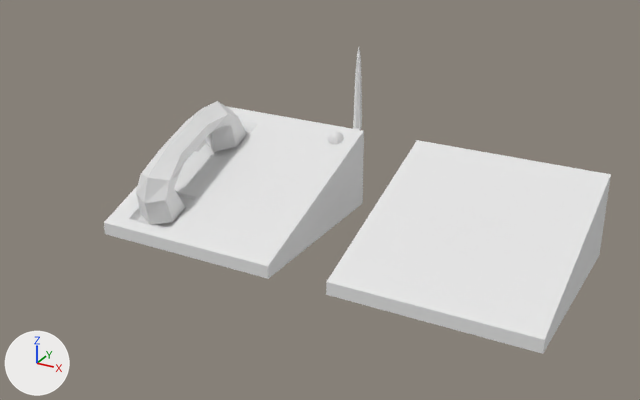
One commit to the Blender file Assets/3D/Teléfono.blend: the scene before it, then after it.
One viewpoint serves both versions: a 50 mm lens placed at (4.98, -7.22, 3.04), pointed at (1.04, -0.06, -0.54). Arrows for +X, +Y and +Z are at lower left; the lights stay in place.
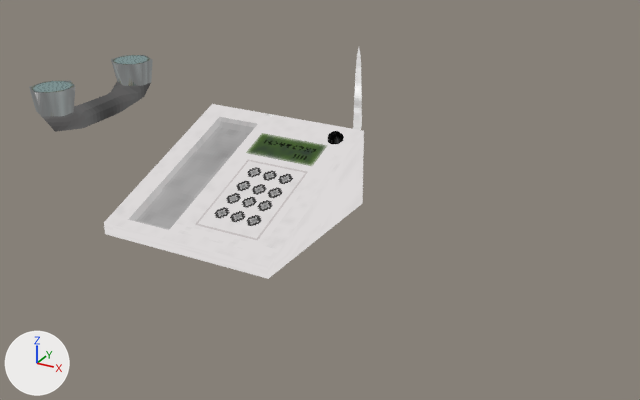
Location of each change, [x1, y1, x2, y2] in pixels of the pictures (640 x 400 px):
'Cube.001', hidden
    before: [326, 140, 611, 354]
'Cube', recoloured, surface changed
    both: [104, 48, 364, 279]
'Cylinder', recoloured, surface changed, moved, turned
    before: [136, 101, 247, 225]
    after: [29, 55, 153, 132]

The change in detail:
Picture 'Textura telefono.png' (img_textura_telefono_png) is new.
Material 'TELEFONO' (mat_telefono) is new.
Its texture is img_textura_telefono_png.
me_cube_001 has 160 vertices, 156 faces and spans x -1.0..1.0, y -1.0..1.1, z -1.0..0.77.
me_cube_001 is used by ob_cube; location (0.0, 0.0, 0.0).
me_cube_001 part 1: texture (UV) coordinates of 156 of 156 faces, centred in x -1.0..1.0, y -1.0..1.09, z -1.0..0.7, changed; they spanned u 0.0..1.0, v 0.0..1.0 and now span u 0.1..1.07, v -0.04..0.94.
me_cube_001 now uses material mat_telefono (picture img_textura_telefono_png).
me_cylinder has 54 vertices, 56 faces and spans x -1.19..1.19, y -0.29..0.29, z -0.39..0.38.
me_cylinder is used by ob_cylinder; location (-0.503, -0.147, -0.276); rotation (0.0, -0.349, 1.571), in degrees (0, -20, 90); scale (0.729, 0.729, 0.729).
me_cylinder part 2: texture (UV) coordinates of 56 of 56 faces, centred in x -1.08..1.08, y -0.27..0.27, z -0.39..0.33, changed; they spanned u 0.0..1.0, v 0.0..1.0 and now span u 0.06..0.33, v 0.09..0.94.
me_cylinder now uses material mat_telefono (picture img_textura_telefono_png).
Object 'Cylinder' (ob_cylinder) moves from (-0.503, -0.147, -0.276) to (-1.72, -0.151, 0.141).
Object 'Cylinder' (ob_cylinder) turns from (0, -20, 90) to (180, 0, 90) degrees about x, y and z.
Object 'Cube.001' (ob_cube_001) is now hidden.
